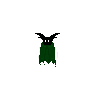
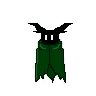
Comparing the layer stacks of the two 96 x 96 images. Changes:
painted on "Background" over [26, 22, 73, 86]
